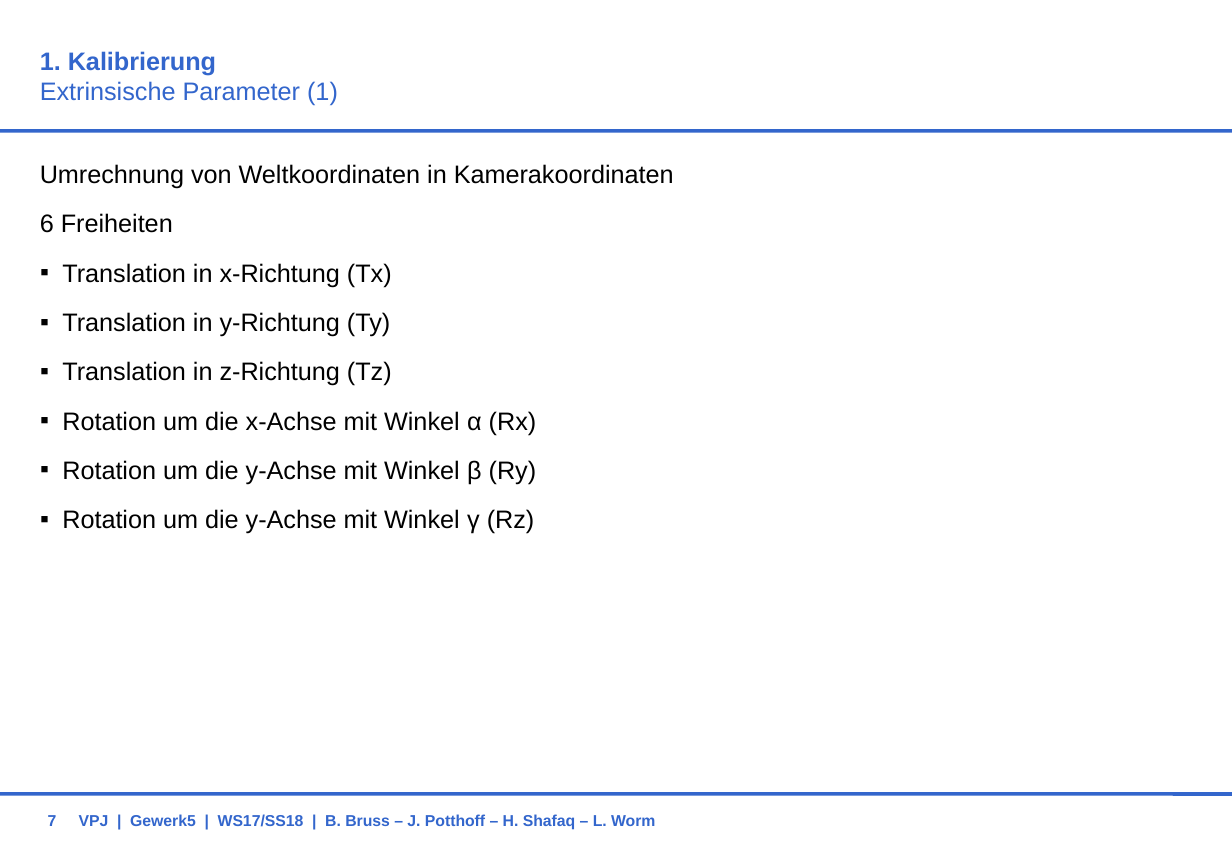
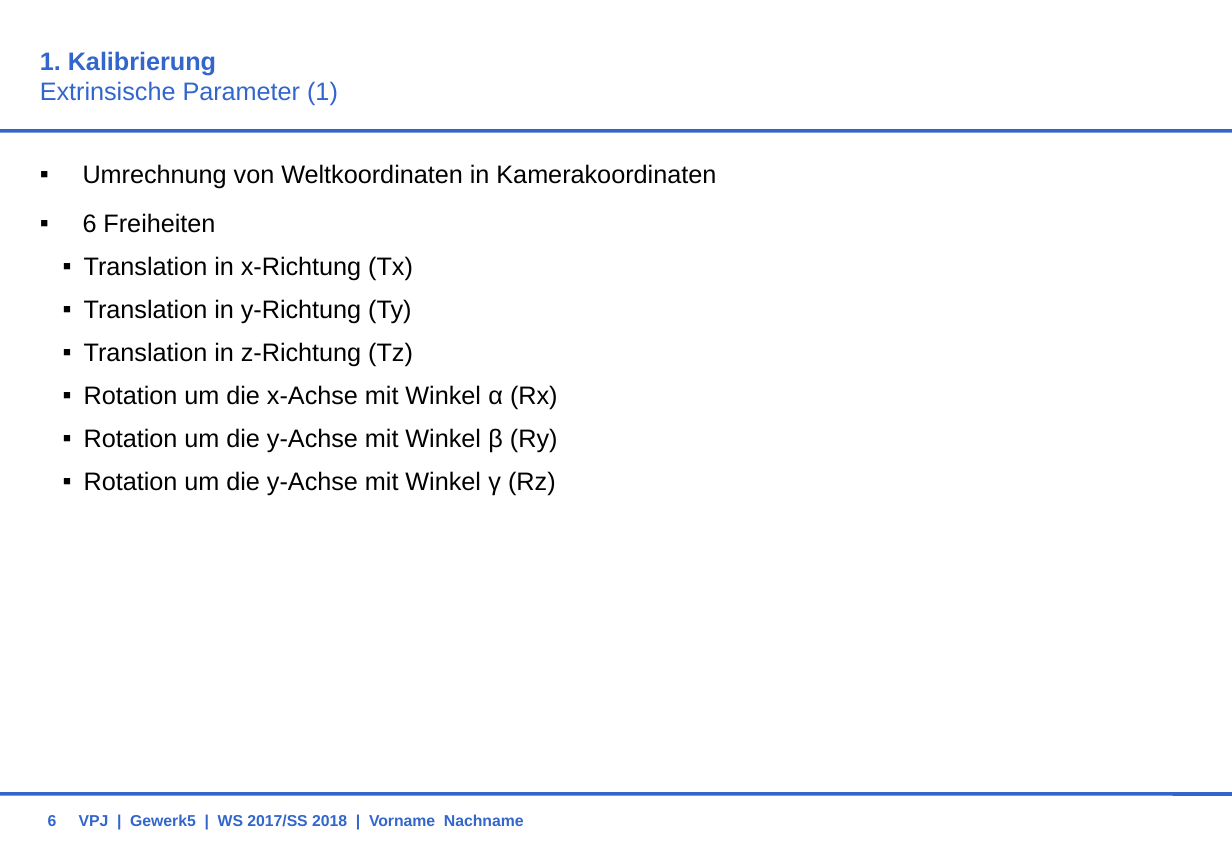
Before and after one commit to BBRUSS/VPJW17G5, a slide deck: slide 6 of 11_Orga/KonzeptG5.ppt (slide 7 before the commit). Drawn at 1232x853 pixels with LibreOffice and Linux fonts; fonts in the diff are those of the drawing; background and template pictures are left out. Boxes give left, top, right and bottom in pixels: in the first picture for what was removed or moved away, otherwise in the second. Text is boxed around its words. In the diff, an @@ line names an element or a change of style, - is before the commit and + after.

```diff
--- a/11_Orga/KonzeptG5.ppt
+++ b/11_Orga/KonzeptG5.ppt
@@ text "Umrechnung von Weltkoordinaten in Kamerakoordinaten" at [83, 164, 716, 496]: bullet none to ▪; list level 2 to 3 in "Translation in x-Richtung (Tx)"; list level 2 to 3 in "Translation in y-Richtung (Ty)"; list level 2 to 3 in "Translation in z-Richtung (Tz)"; list level 2 to 3 in "Rotation um die x-Achse mit ..."; list level 2 to 3 in "Rotation um die y-Achse mit ..." @@
@@ page number at [48, 815, 57, 826]: text changed @@
-7
+6
@@ text at [79, 814, 524, 827]: text changed @@
-VPJ | Gewerk5 | WS17/SS18 | B. Bruss – J. Potthoff – H. Shafaq – L. Worm
+VPJ | Gewerk5 | WS 2017/SS 2018 | Vorname Nachname
```
Also in this commit, not shown: 7 other slides changed, 3 slides added, 7 slides removed.
